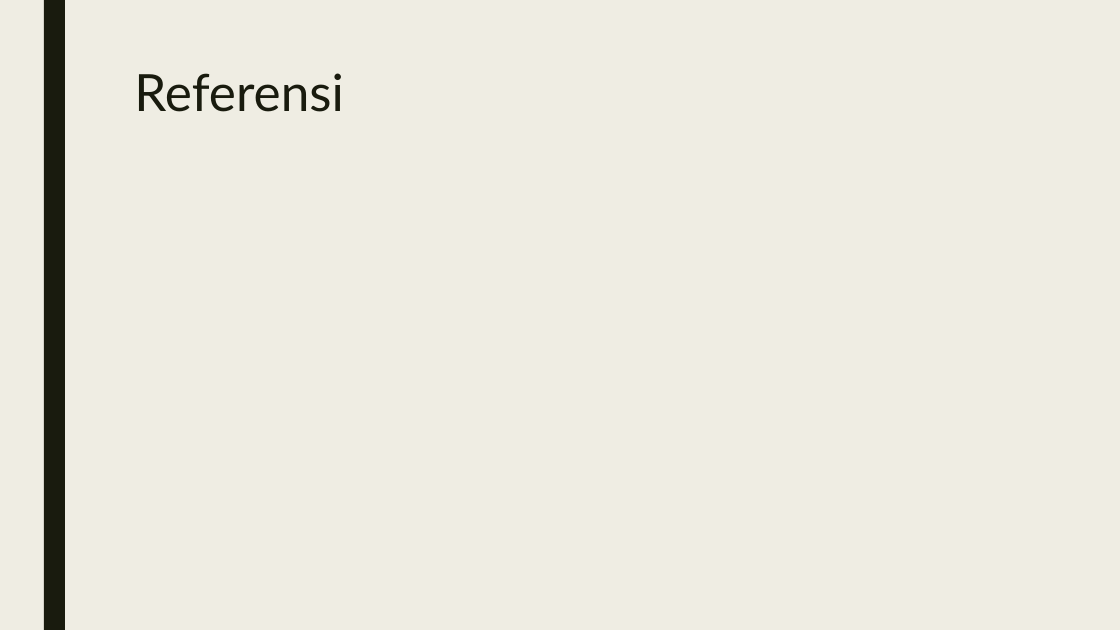
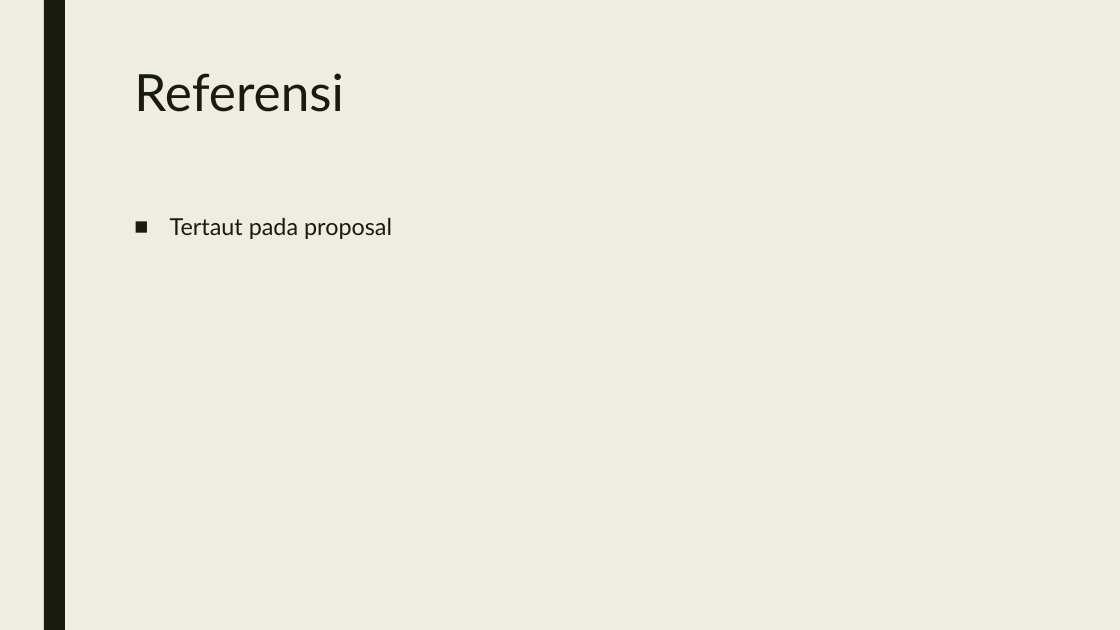
Before and after one commit to mashanz/skripsi_hanjara, a slide deck: slide 12 of PERANCANGAN DAN SIMULASI.pptx (slide 11 before the commit). Drawn at 1120x630 pixels with LibreOffice and Linux fonts; fonts in the diff are those of the drawing. Boxes give left, top, right and bottom in pixels: in the first picture for what was removed or moved away, otherwise in the second. Text is boxed around its words. In the diff, an @@ line names an element or a change of style, - is before the commit and + after.

```diff
--- a/PERANCANGAN DAN SIMULASI.pptx
+++ b/PERANCANGAN DAN SIMULASI.pptx
@@ text added at (170, 217, 392, 239), 20 pt, text #191B0E @@
+■ Tertaut pada proposal
```
Also in this commit, not shown: 3 other slides changed, 7 slides added, 7 slides removed, 1 other file.
